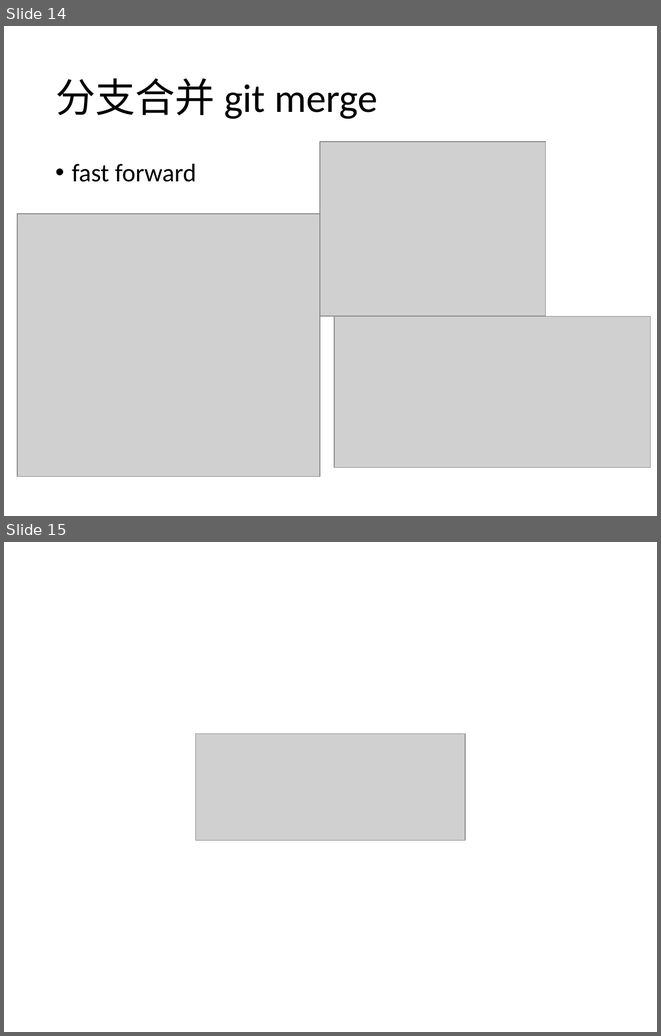
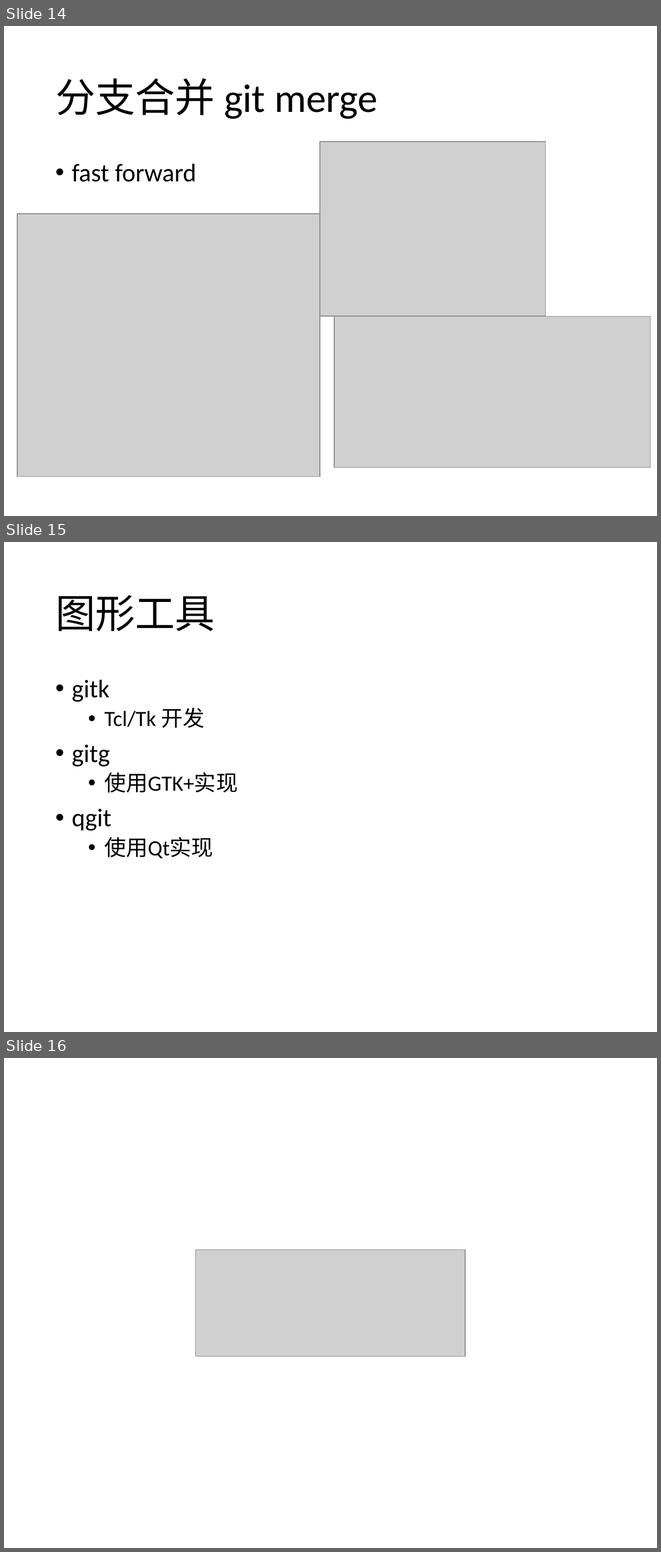
Before and after one commit to qdbgw3ihnjw/Graduate-Courses, a slide deck: git/git.pptx. Shown one above the other, each under a label of ours: slides 14 and 15 before the commit, slides 14, 15 and 16 after it. The pictures are 661x1036 and 661x1552 pixels, drawn with LibreOffice and Linux fonts; fonts in the diff are those of the drawing; grey boxes stand for pictures. Boxes give left, top, right and bottom in pixels: in the first picture for what was removed or moved away, otherwise in the second. Text is boxed around its words. In the diff, an @@ line names an element or a change of style, - is before the commit and + after.

```diff
--- a/git/git.pptx
+++ b/git/git.pptx
@@ slide 15 added at (x1=4, y1=542, x2=657, y2=1032), background #FFFFFF @@
@@ title added at (x1=55, y1=595, x2=215, y2=631), 44 pt, text #000000 @@
+图形工具
@@ text added at (x1=72, y1=679, x2=238, y2=858), 24 pt, text #000000 @@
+• gitk
+  • Tcl/Tk 开发
+• gitg
+  • 使用GTK+实现
+• qgit
+  • 使用Qt实现
@@ what was slide 15 is now slide 16 @@
```
Also in this commit, not shown: 1 slide changed.
